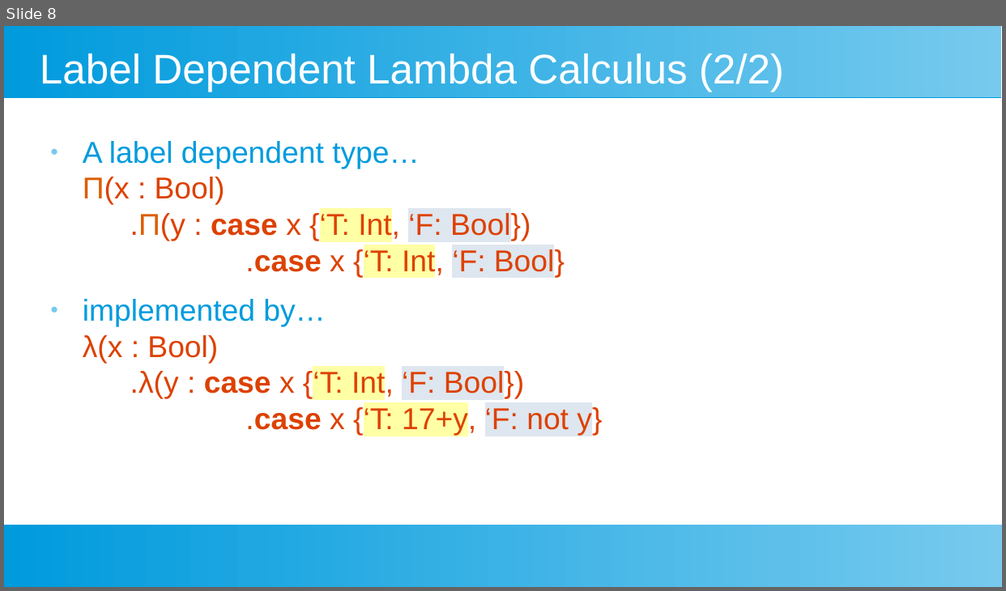
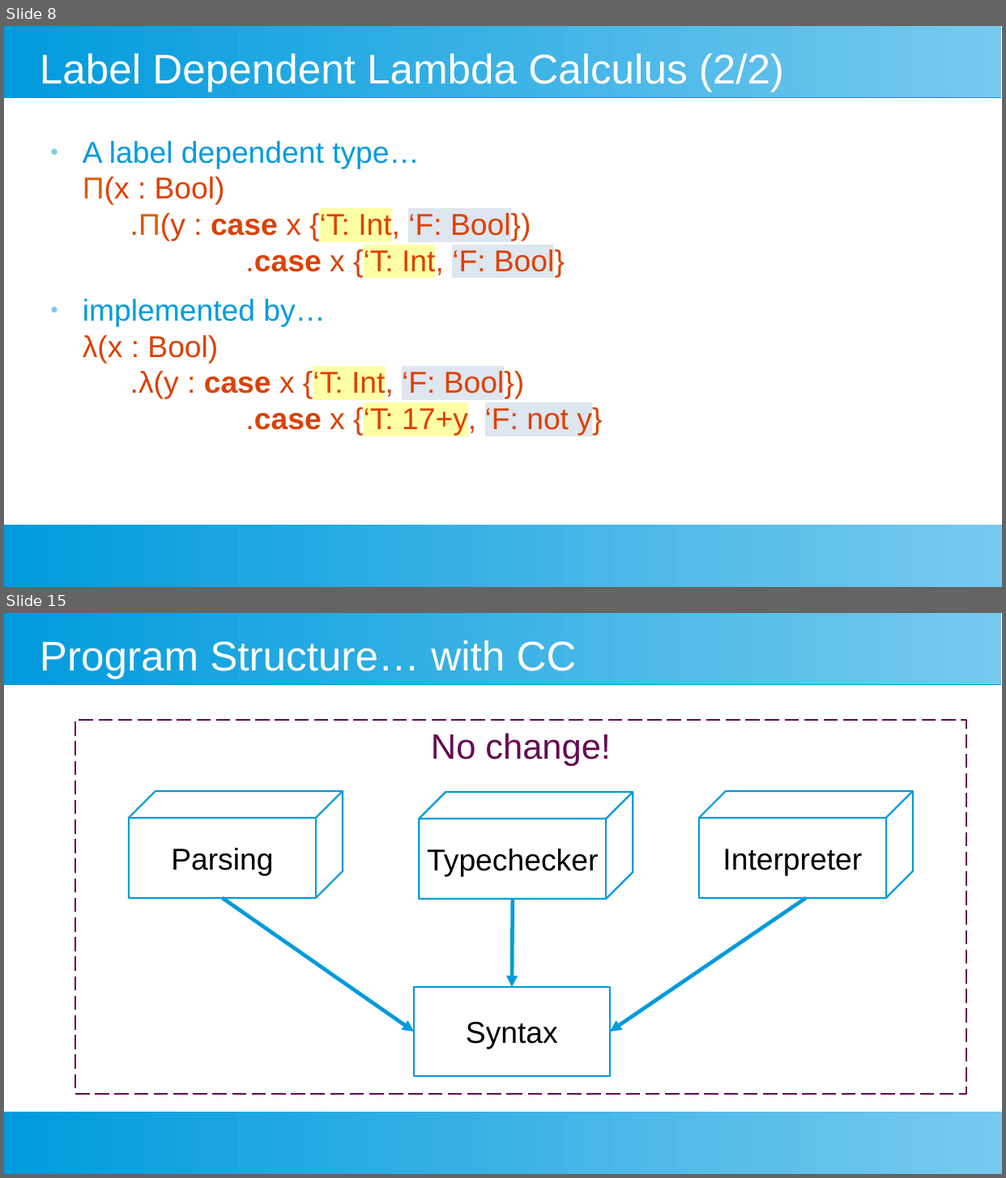
Before and after one commit to leyhline/mastersthesis, a slide deck: presentation.odp. Shown one above the other, each under a label of ours: slide 8 before the commit, slides 8 and 15 after it; the slides between them are not shown. The pictures are 1006x591 and 1006x1178 pixels, drawn with LibreOffice and Linux fonts; fonts in the diff are those of the drawing. Boxes give left, top, right and bottom in pixels: in the first picture for what was removed or moved away, otherwise in the second. Text is boxed around its words. In the diff, an @@ line names an element or a change of style, - is before the commit and + after.

```diff
--- a/presentation.odp
+++ b/presentation.odp
@@ slide 15 added at [4,613,1002,1174], background #FFFFFF; not listed: 2 template elements that a slide beside it also shows @@
@@ title added at [40,641,577,679], 33 pt, text #FFFFFF @@
+Program Structure… with CC
@@ rectangle added at [75,720,966,1094], outline #650953 1.42 pt dashed, 28 pt, text #650953 @@
+No change!
@@ cube added at [129,791,343,898], outline #009BDD 1.42 pt, 24 pt, text #000000 @@
+Parsing
@@ cube added at [419,792,633,899], outline #009BDD 1.42 pt, 24 pt, text #000000 @@
+Typechecker
@@ cube added at [700,791,913,898], outline #009BDD 1.42 pt, 24 pt, text #000000 @@
+Interpreter
@@ arrow added from (222, 898) to (414, 1033), #009BDD 3 pt @@
@@ arrow added from (513, 899) to (512, 987), #009BDD 3 pt @@
@@ arrow added from (807, 898) to (610, 1033), #009BDD 3 pt @@
@@ rectangle added at [414,987,611,1076], outline #009BDD 1.42 pt, 24 pt, text #000000 @@
+Syntax
```
Also in this commit, not shown: 1 slide changed, 11 other slides added.
